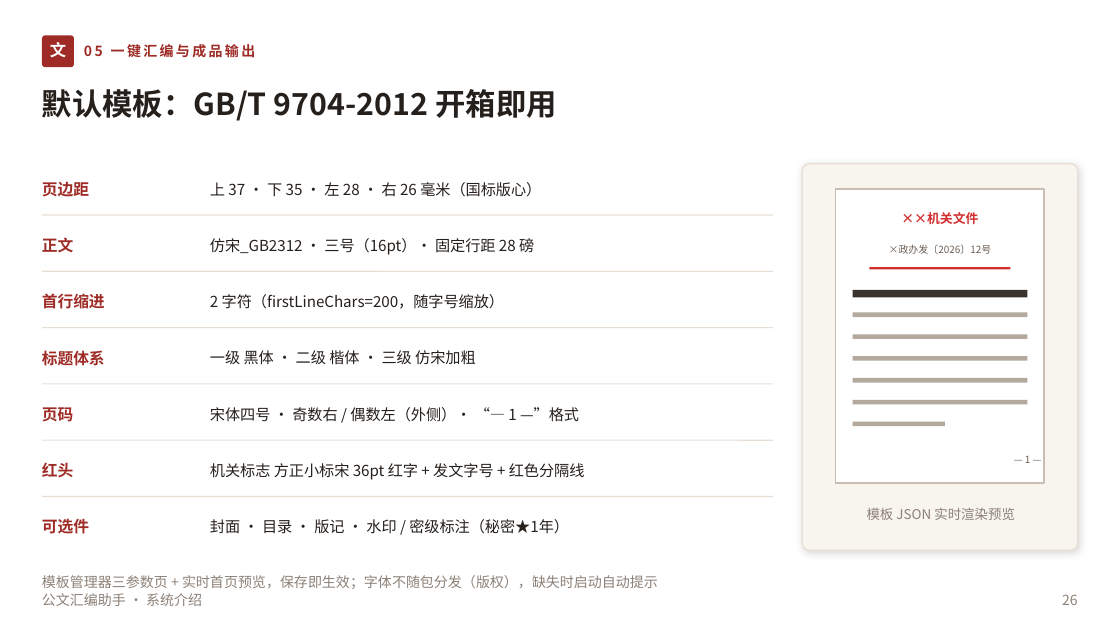
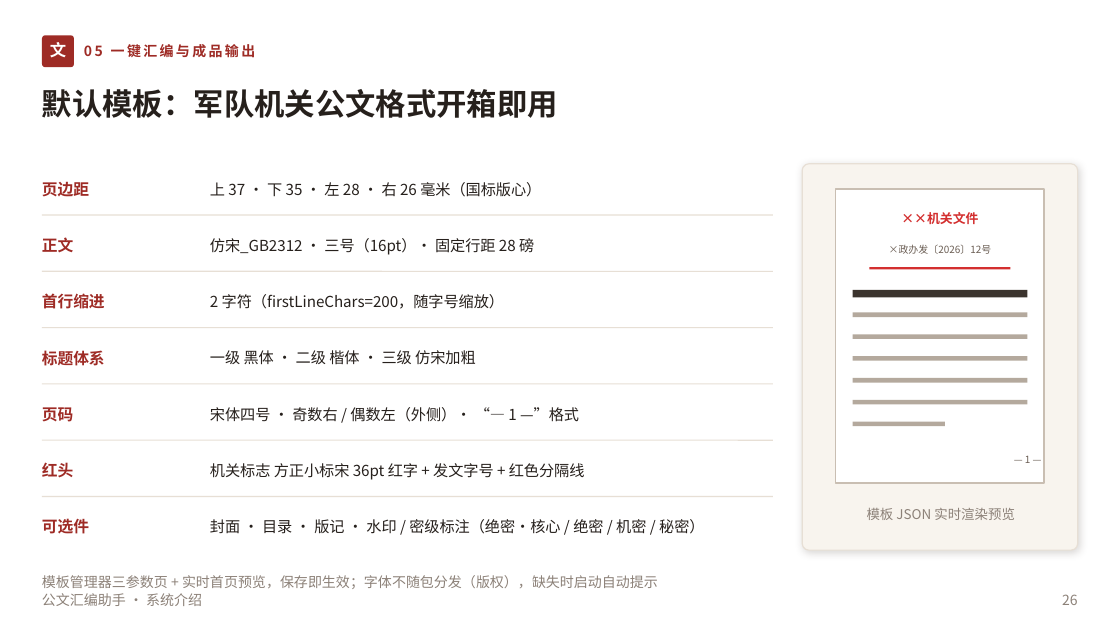
Before and after one commit to lzh745200/gwtool, a slide deck: slide 26 of 公文汇编助手-系统介绍.pptx. Drawn at 1120x630 pixels with LibreOffice and Linux fonts; fonts in the diff are those of the drawing. Boxes give left, top, right and bottom in pixels: in the first picture for what was removed or moved away, otherwise in the second. Text is boxed around its words. In the diff, an @@ line names an element or a change of style, - is before the commit and + after.

```diff
--- a/公文汇编助手-系统介绍.pptx
+++ b/公文汇编助手-系统介绍.pptx
@@ text at [42,89,558,118]: text changed @@
-默认模板：GB/T 9704-2012 开箱即用
+默认模板：军队机关公文格式开箱即用
@@ text at [210,519,704,534]: text changed @@
-封面 · 目录 · 版记 · 水印 / 密级标注（秘密★1年）
+封面 · 目录 · 版记 · 水印 / 密级标注（绝密·核心 / 绝密 / 机密 / 秘密）
```
Also in this commit, not shown: 10 other slides changed, 2 slides added, 26 other files.
